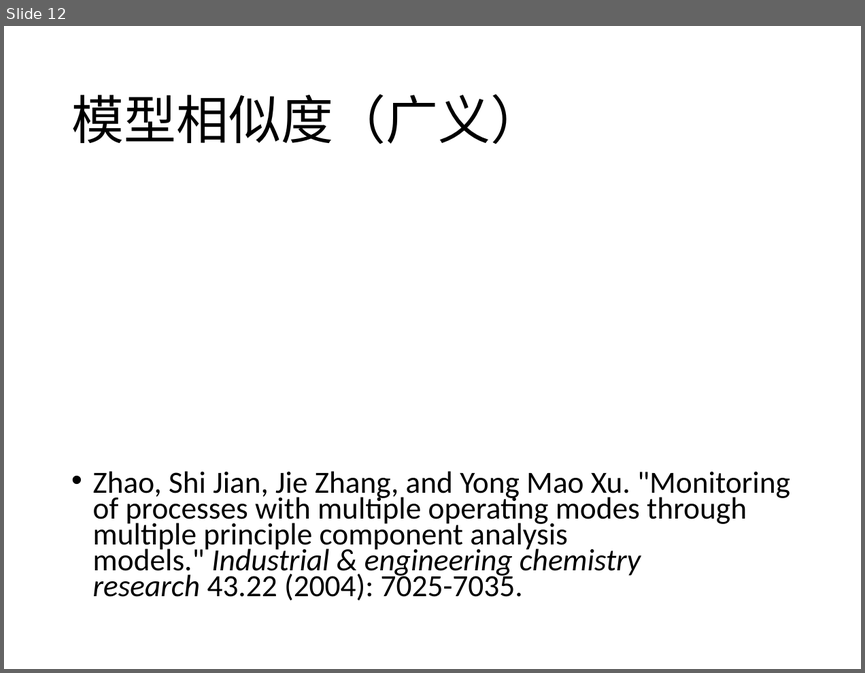
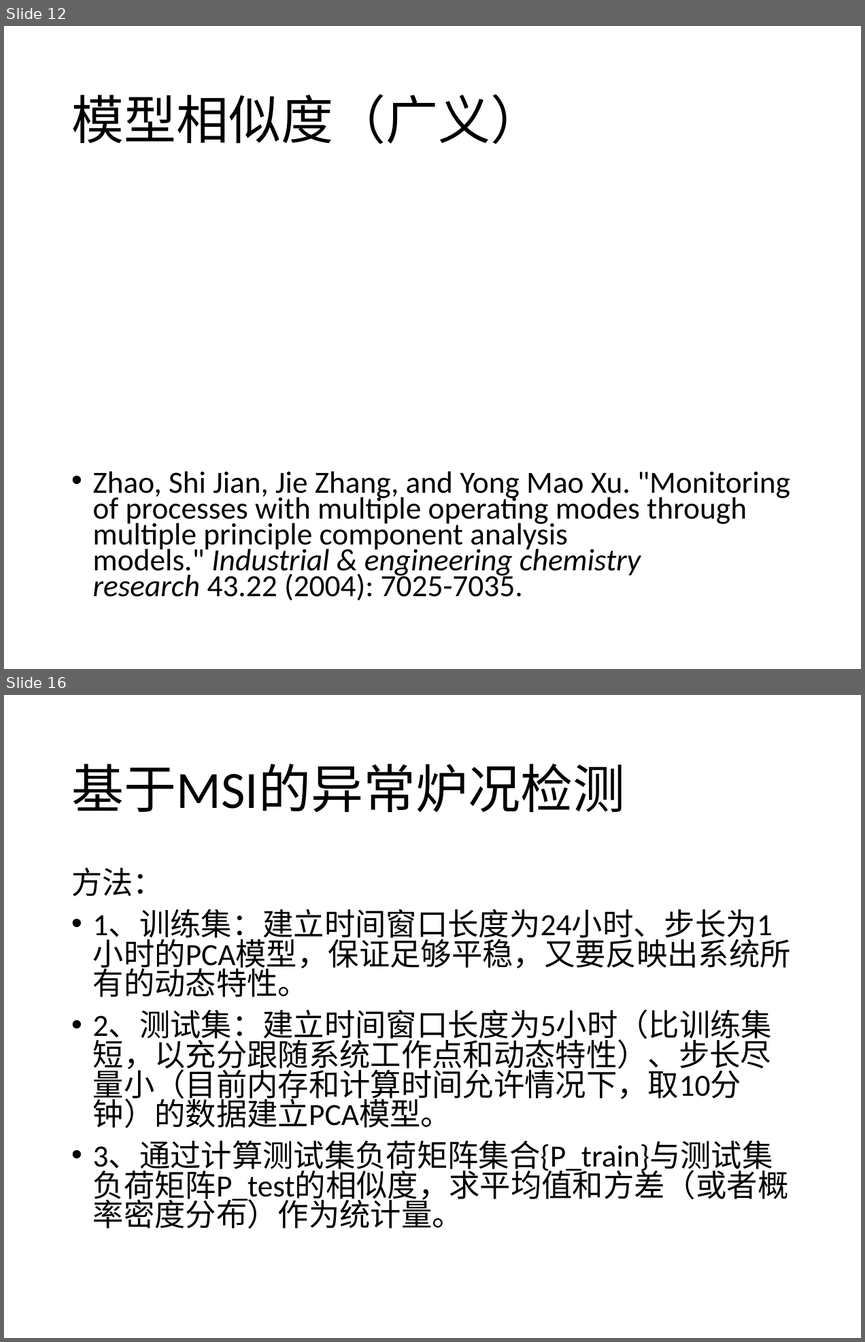
Before and after one commit to prm10/paper, a slide deck: presentation/msi.pptx. Shown one above the other, each under a label of ours: slide 12 before the commit, slides 12 and 16 after it; the slides between them are not shown. The pictures are 865x673 and 865x1342 pixels, drawn with LibreOffice and Linux fonts; fonts in the diff are those of the drawing. Boxes give left, top, right and bottom in pixels: in the first picture for what was removed or moved away, otherwise in the second. Text is boxed around its words. In the diff, an @@ line names an element or a change of style, - is before the commit and + after.

```diff
--- a/presentation/msi.pptx
+++ b/presentation/msi.pptx
@@ slide 16 added at <box>4,695,861,1338</box>, background #FFFFFF @@
@@ title added at <box>71,764,625,813</box>, 44 pt, text #000000 @@
+基于MSI的异常炉况检测
@@ text added at <box>71,868,791,1228</box>, 25.9 pt, text #000000 @@
+方法：
+• 1、训练集：建立时间窗口长度为24小时、步长为1小时的PCA模型，保证足够平稳，又要反映出系统所有的动态特性。
+• 2、测试集：建立时间窗口长度为5小时（比训练集短，以充分跟随系统工作点和动态特性）、步长尽量小（目前内存和计算时间允许情况下，取10分钟）的数据建立PCA模型。
+• 3、通过计算测试集负荷矩阵集合{P_train}与测试集负荷矩阵P_test的相似度，求平均值和方差（或者概率密度分布）作为统计量。
```
Also in this commit, not shown: 4 slides changed, 5 other slides added, 2 slides removed, 1 other file.
